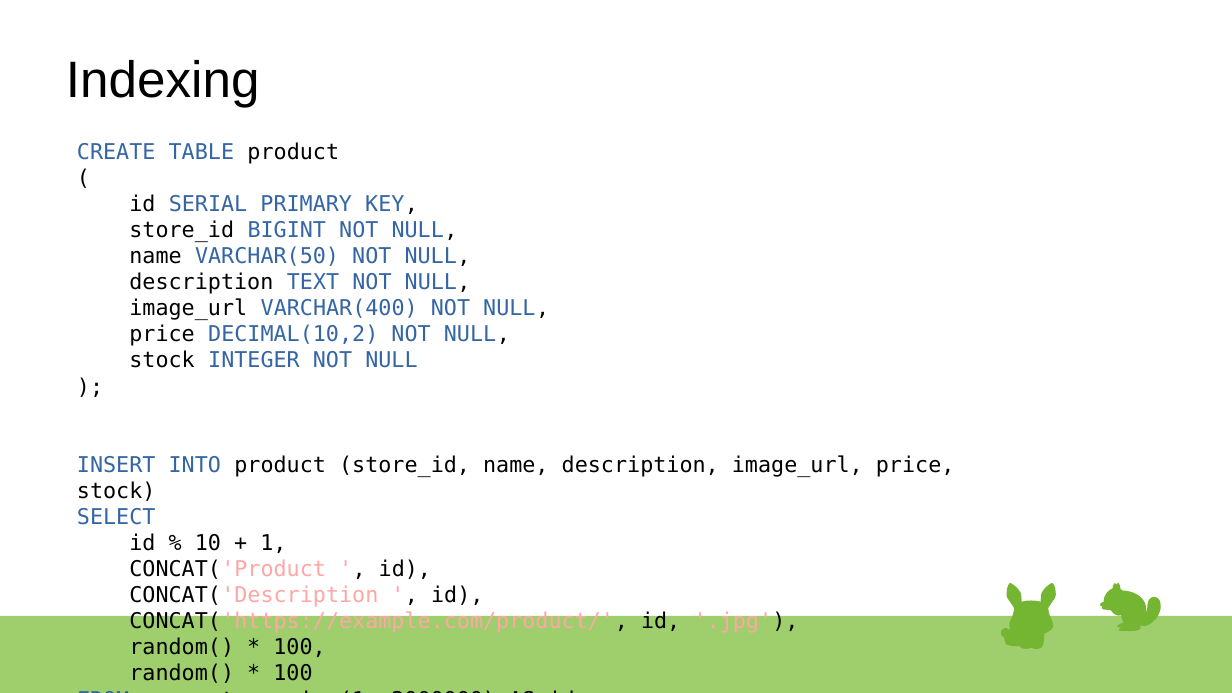
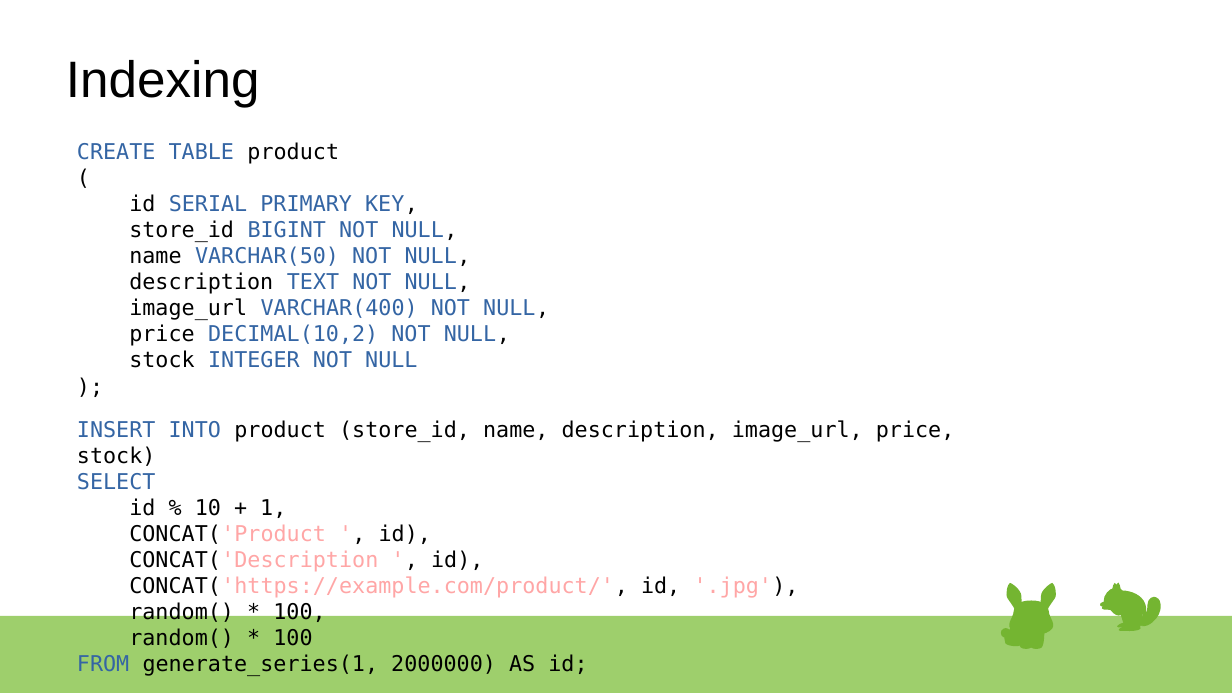
Before and after one commit to rsibanez89/postgres-indexing, a slide deck: slide 10 of Presentation.odp (slide 9 before the commit). Drawn at 1232x693 pixels with LibreOffice and Linux fonts; fonts in the diff are those of the drawing. Boxes give left, top, right and bottom in pixels: in the first picture for what was removed or moved away, otherwise in the second. Text is boxed around its words. In the diff, an @@ line names an element or a change of style, - is before the commit and + after.

Commit message:
Updated presentation

```diff
--- a/Presentation.odp
+++ b/Presentation.odp
@@ text "INSERT INTO product (store_id, name, ..." moved from (x1=77, y1=142, x2=955, y2=683) to (x1=77, y1=420, x2=955, y2=676) @@
```
Also in this commit, not shown: 14 other slides changed, 1 slide added.
